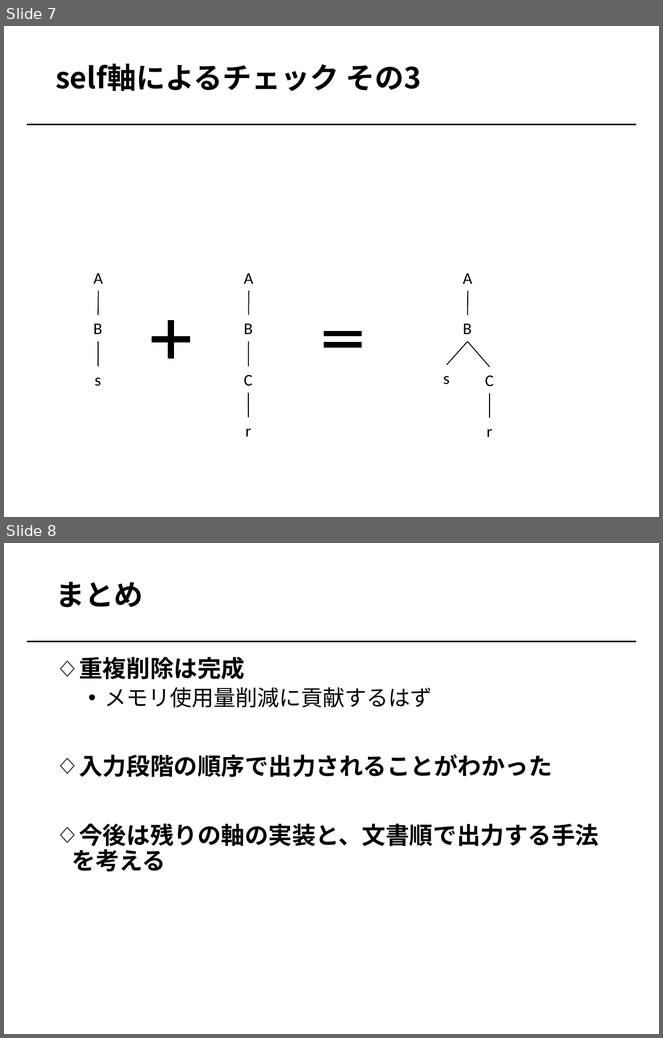
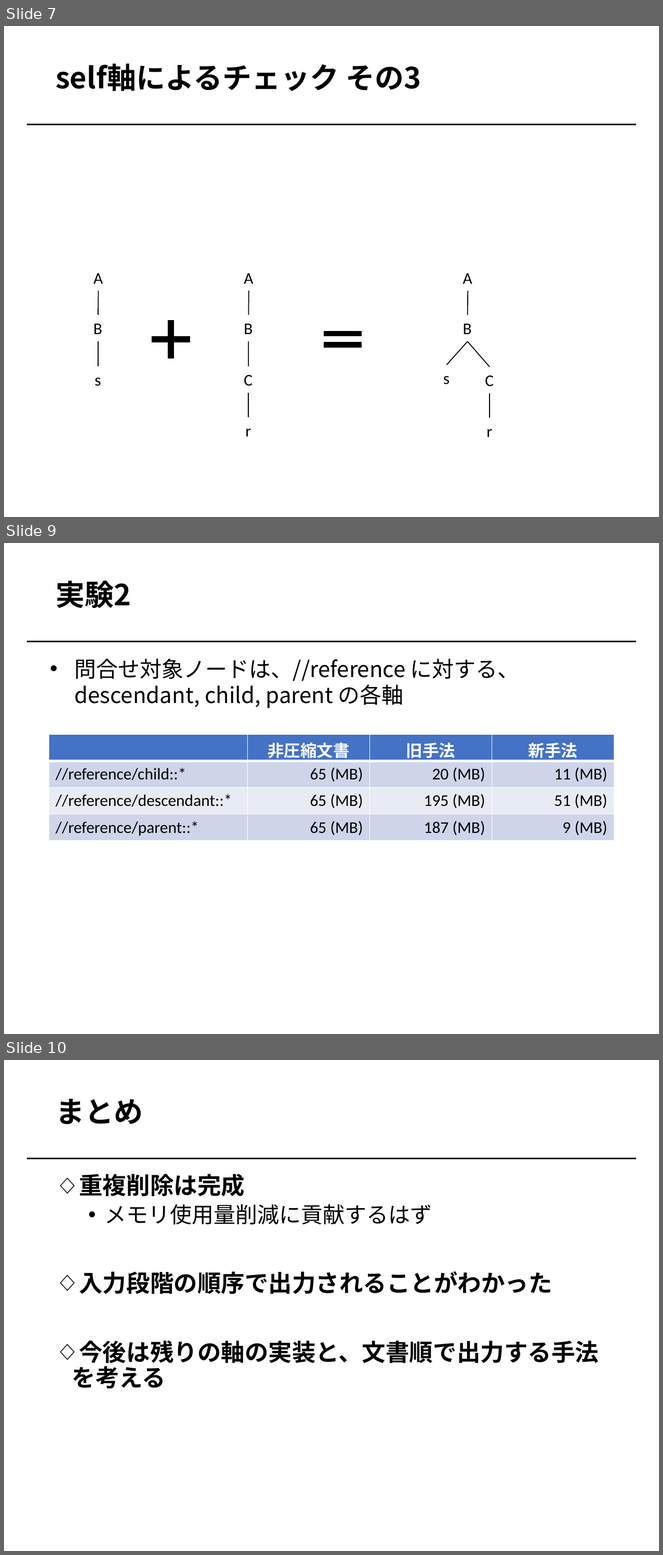
Before and after one commit to Jukibooo/XQueryZ_project, a slide deck: meeting/20180518.pptx. Shown one above the other, each under a label of ours: slides 7 and 8 before the commit, slides 7, 9 and 10 after it; the slides between them are not shown. The pictures are 663x1038 and 663x1555 pixels, drawn with LibreOffice and Linux fonts; fonts in the diff are those of the drawing; grey boxes stand for pictures. Boxes give left, top, right and bottom in pixels: in the first picture for what was removed or moved away, otherwise in the second. Text is boxed around its words. In the diff, an @@ line names an element or a change of style, - is before the commit and + after.

Commit message:
20180522 文書順処理たぶん完成

```diff
--- a/meeting/20180518.pptx
+++ b/meeting/20180518.pptx
@@ slide 9 added at bbox=[4, 543, 659, 1034], background #FFFFFF; not listed: 1 template element that a slide beside it also shows @@
@@ title added at bbox=[55, 580, 131, 608], 32 pt, text #000000, bold @@
+実験2
@@ text added at bbox=[75, 658, 520, 708], 24 pt, text #000000 @@
+• 問合せ対象ノードは、//reference に対する、
+  descendant, child, parent の各軸
@@ table added at bbox=[49, 734, 616, 840], 4 rows, 4 columns @@
+ | 非圧縮文書 | 旧手法 | 新手法
+//reference/child::* | 65 (MB) | 20 (MB) | 11 (MB)
+//reference/descendant::* | 65 (MB) | 195 (MB) | 51 (MB)
+//reference/parent::* | 65 (MB) | 187 (MB) | 9 (MB)
@@ what was slide 8 is now slide 10 @@
```
Also in this commit, not shown: 1 other slide added, 4 other files.
